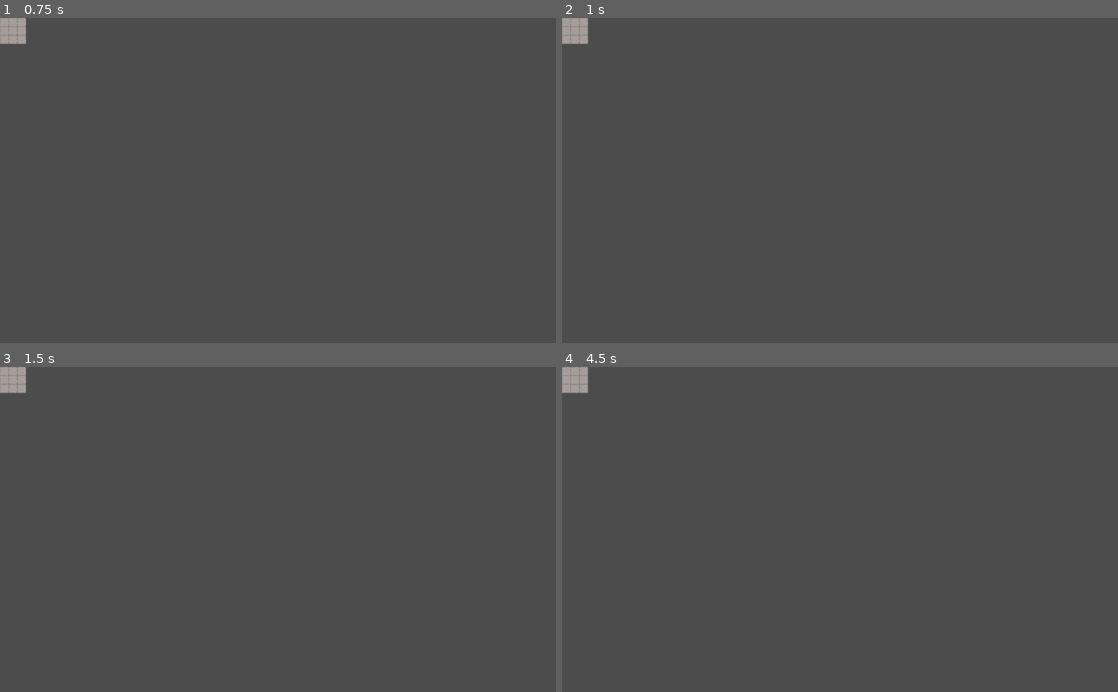
Above: before the commit, frames 1-4 (two rows, left to right).
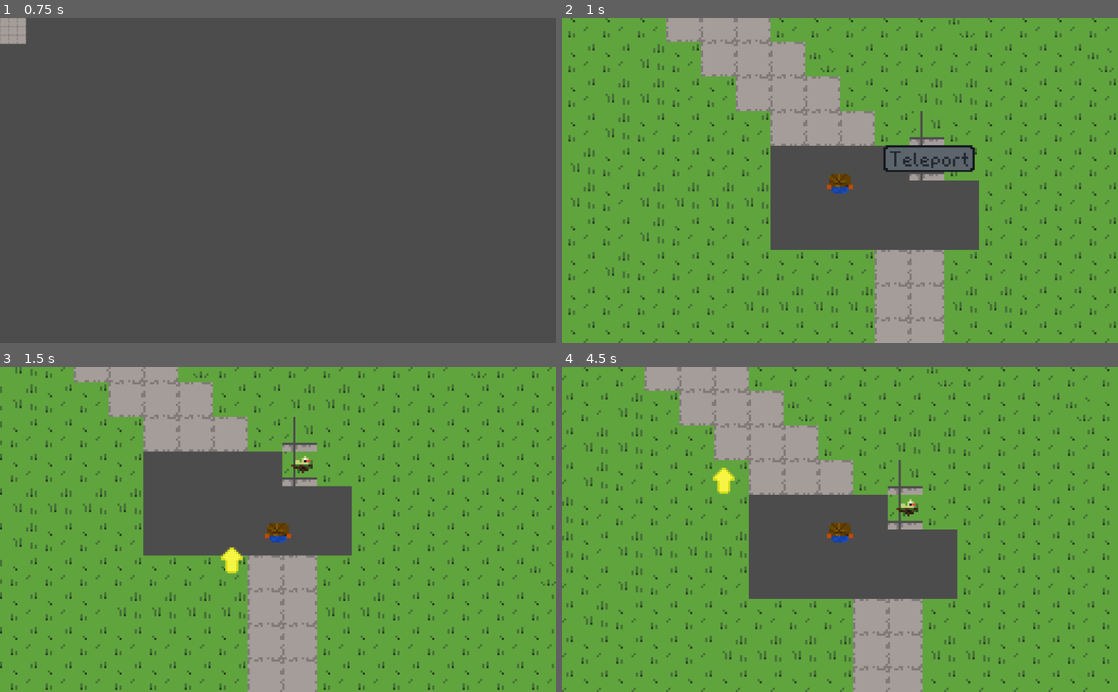
Above: after the commit, the same moments.

Repository: GenElectrovise/HillsSim22_Godot
Game: Godot game, scene res://levels/inside/inside_scene.tscn
Two runs of this game, one before a commit and one after it. Both use one fixed random seed, a clock stepped at 60 frames per second and the inputs below. This scene is started directly instead of the project's main scene.
Inputs (mouse positions are in pixels of both pictures, inside the frame that each line leads up to):
- Up to frame 1 (0.75 s): tap Enter at 0.5 s; move the mouse to (400, 164) at 0.52 s; hold D (player_east) from 0.53 s (still down); tap E (player_interact) at 0.6 s; click (400, 164) at 0.67 s
- Up to frame 2 (1 s): keep holding D (player_east)
- Up to frame 3 (1.5 s): move the mouse to (166, 545) at 1.27 s; release D (player_east) at 1.28 s; hold S (player_south) from 1.28 s (still down); tap E (player_interact) at 1.35 s; click (166, 545) at 1.42 s
- Up to frame 4 (4.5 s): move the mouse to (895, 458) at 2.02 s; release S (player_south) at 2.03 s; hold D (player_east) 2.03-2.78 s; tap E (player_interact) every 0.75 s from 2.1 to 4.35 s; click (895, 458) at 2.17 s; move the mouse to (812, 594) at 2.77 s; hold W (player_north) 2.78-3.53 s; click (812, 594) at 2.92 s; move the mouse to (1006, 578) at 3.52 s; hold A (player_west) from 3.53 s (still down); click (1006, 578) at 3.67 s; move the mouse to (673, 480) at 4.27 s; click (673, 480) at 4.42 s

Frame 1 is identical in both runs. In frame 2, 90% of the frame differs, in the area x 0-100%, y 0-100%; in frame 3, 90%; in frame 4, 89%.

Commit message:
Custom scene switching and stashing of PlayerData

Diff:
--- a/entities/player/player.gd
+++ b/entities/player/player.gd
@@ -6,6 +6,11 @@
 const reach = 10
 
 const POINTER_ARROW = preload("res://entities/pointer_arrow/pointer_arrow.tscn")
+
+func _ready():
+	print("Player is getting ready!")
+	if(PlayerData.has_stash):
+		call_deferred("regenerate_from_player_data")
 
 func handle_input():
 	velocity = Vector2.ZERO
@@ -38,3 +43,6 @@
 	var arrow = POINTER_ARROW.instance()
 	arrow.initialize(point)
 	add_child(arrow)
+
+func regenerate_from_player_data():
+	PlayerData.regenerate(self)
--- a/entities/teleporter/teleporter.gd
+++ b/entities/teleporter/teleporter.gd
@@ -3,18 +3,21 @@
 onready var area = $Area2D
 onready var teleport = $TeleportSprite
 
-const DARK = Color(0.5, 0.5, 0.5)
-const LIGHT = Color(1, 1, 1)
 
 class_name Teleporter
 
-var destination_level
-var destination_position
+const DARK = Color(0.5, 0.5, 0.5)
+const LIGHT = Color(1, 1, 1)
+const Levels = preload("res://levels/levels.gd")
+
+export(String) var destination_level
+export(Vector2) var destination_position
 
 var font
 var entering_entity
 var player_in_area = false
 var is_hovered = false
+var cooldown = 0
 
 func _ready():
 	teleport.visible = true
@@ -35,22 +38,32 @@
 		teleport.self_modulate = LIGHT
 	else:
 		teleport.self_modulate = DARK
+	cooldown = max(0, cooldown - delta)
 
 func _on_Area2D_area_entered(area_e):
 	if(area_e.get_parent() is Player):
-		print("Entity entered area of teleporter")
 		player_in_area = true
 		entering_entity = area_e.get_parent()
 
 func _on_Area2D_area_exited(area_e):
 	if(area_e.get_parent() is Player):
-		print("Entity left area of teleporter")
 		player_in_area = false
 		entering_entity = null
 
-func teleport(player):
-	if(player is Player):
-		player.position = Vector2.ZERO
+func teleport(entity):
+	if(cooldown > 0):
+		print("Teleport is on cooldown (cooldown=", cooldown, ")")
+		pass
+	if(entity is Player && cooldown <= 0):
+		print("Teleporting ", entity, " to ", destination_level, ":", destination_position)
+		var lvl = Levels.lookup(destination_level)
+		print("(Destination level, '", destination_level, "' is '", lvl, "')")
+		Global.switch_scene(lvl)
+		PlayerData.stash(entity as Player)
+		cooldown = 2
+
+	else:
+		print("Failed to teleport ", entity, " cooldown=", cooldown)
 
 func _on_Area2D_mouse_entered():
 	is_hovered = true
--- /dev/null
+++ b/levels/inside/inside_scene.gd
@@ -0,0 +1,25 @@
+extends Node
+
+
+# Declare member variables here. Examples:
+# var a = 2
+# var b = "text"
+
+
+# Called when the node enters the scene tree for the first time.
+func _ready():
+	call_deferred("wait_and_return")
+
+
+func wait_and_return():
+	print("Waiting...")
+	var t = Timer.new()
+	t.set_wait_time(1)
+	t.set_one_shot(true)
+	self.add_child(t)
+	t.start()
+	print("Waiting for timeout")
+	yield(t, "timeout")
+	print("Let's go!")
+	t.queue_free()
+	Global.switch_scene(Levels.lookup("outside"))
--- a/levels/inside/inside_scene.tscn
+++ b/levels/inside/inside_scene.tscn
@@ -1,6 +1,7 @@
-[gd_scene load_steps=3 format=2]
+[gd_scene load_steps=4 format=2]
 
 [ext_resource path="res://levels/outside/outside_tiles.png" type="Texture" id=1]
+[ext_resource path="res://levels/inside/inside_scene.gd" type="Script" id=2]
 
 [sub_resource type="TileSet" id=1]
 0/name = "outside_tiles.png 0"
@@ -89,6 +90,7 @@
 5/z_index = 0
 
 [node name="Node2D" type="Node2D"]
+script = ExtResource( 2 )
 
 [node name="TileMap" type="TileMap" parent="."]
 tile_set = SubResource( 1 )
--- /dev/null
+++ b/levels/levels.gd
@@ -0,0 +1,8 @@
+extends Node
+
+static func lookup(name) -> String:
+	if(name.to_lower() == "outside"):
+		return "res://levels/outside/outside_scene.tscn"
+	elif(name.to_lower() == "inside"):
+		return "res://levels/inside/inside_scene.tscn"
+	return "null"
--- /dev/null
+++ b/meta/global.gd
@@ -0,0 +1,39 @@
+extends Node2D
+
+var current_scene = null
+
+func _ready():
+	var root = get_tree().get_root()
+	current_scene = root.get_child(root.get_child_count() - 1)
+
+func switch_scene(path):
+	print("Deferring switch to ", path)
+	# This function will usually be called from a signal callback,
+	# or some other function in the current scene.
+	# Deleting the current scene at this point is
+	# a bad idea, because it may still be executing code.
+	# This will result in a crash or unexpected behavior.
+
+	# The solution is to defer the load to a later time, when
+	# we can be sure that no code from the current scene is running:
+
+	call_deferred("_deferred_switch_scene", path)
+
+
+func _deferred_switch_scene(path):
+	print("Switching to ", path)
+
+	# It is now safe to remove the current scene
+	current_scene.free()
+
+	# Load the new scene.
+	var s = ResourceLoader.load(path)
+
+	# Instance the new scene.
+	current_scene = s.instance()
+
+	# Add it to the active scene, as child of root.
+	get_tree().get_root().add_child(current_scene)
+
+	# Optionally, to make it compatible with the SceneTree.change_scene() API.
+	get_tree().set_current_scene(current_scene)
--- /dev/null
+++ b/meta/global.tscn
@@ -0,0 +1,8 @@
+[gd_scene load_steps=2 format=2]
+
+[ext_resource path="res://meta/global.gd" type="Script" id=1]
+
+[node name="Node2D" type="Node2D"]
+script = ExtResource( 1 )
+
+[node name="Player" type="Node2D" parent="."]
--- /dev/null
+++ b/meta/player_data.gd
@@ -0,0 +1,25 @@
+extends Node
+
+# Persistent values for the player
+
+# inventory
+# health
+# depression
+
+# The position of the player. Updated infrequently but can be used during teleports.
+var position: Vector2
+var has_stash = false;
+
+func stash(player):
+	print("Stashing player data for ", player)
+	has_stash = true
+	position = player.position
+
+	print(to_string())
+
+func regenerate(player: Player):
+	print("Regenerating player data from ", to_string())
+	player.position = position
+
+func to_string():
+	return str("PlayerData: has_stash=", has_stash, " position=", position)
--- a/project.godot
+++ b/project.godot
@@ -29,6 +29,12 @@
 config/name="Hills Sim 22 Godot"
 run/main_scene="res://levels/outside/outside_scene.tscn"
 config/icon="res://icon.png"
+
+[autoload]
+
+Global="*res://meta/global.tscn"
+PlayerData="*res://meta/player_data.gd"
+Levels="*res://levels/levels.gd"
 
 [display]
 
--- a/quests/watch_birds/watch_birds.tscn
+++ b/quests/watch_birds/watch_birds.tscn
@@ -18,5 +18,7 @@
 shape = SubResource( 1 )
 
 [node name="Teleporter" parent="." instance=ExtResource( 3 )]
+destination_level = "inside"
+destination_position = Vector2( 25, 25 )
 
 [connection signal="area_entered" from="Area2D" to="." method="_on_Area2D_area_entered"]
